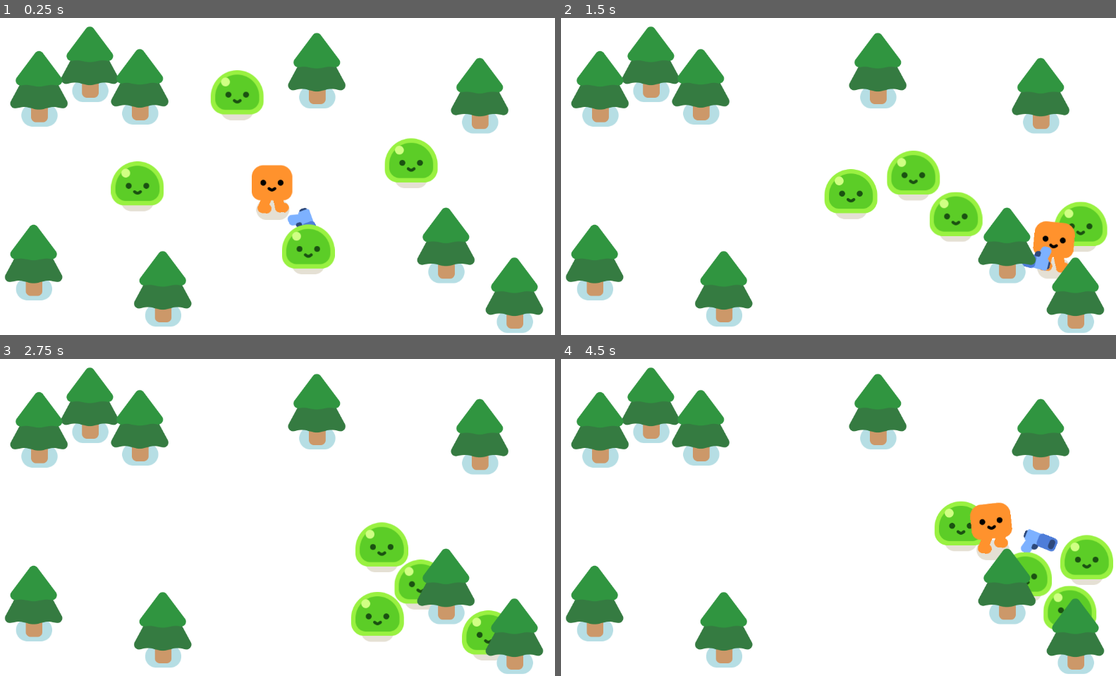
Above: before the commit, frames 1-4 (two rows, left to right).
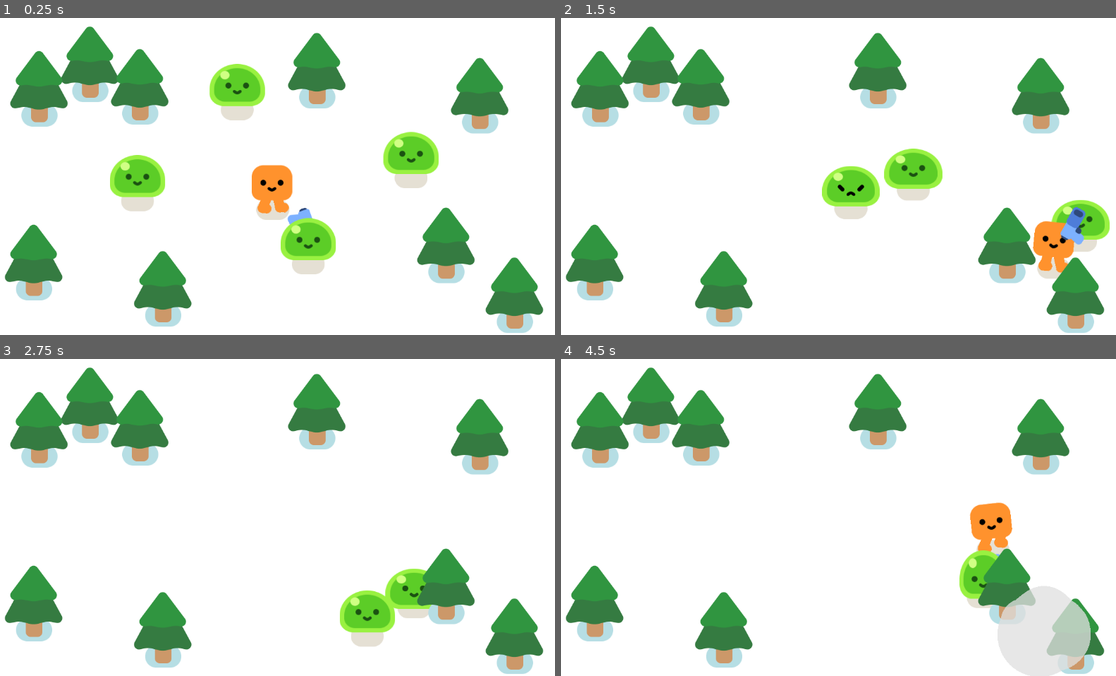
Above: after the commit, the same moments.

Repository: LeoVDang/Vampire-Survivor
Game: Godot game, scene res://survivors_game.tscn
The game is run twice, just before and just after one commit, with the same random seed, the same clock (stepped at 60 frames per second) and the same inputs.
Inputs:
- Up to frame 1 (0.25 s): no input
- Up to frame 2 (1.5 s): hold D (move_right) 0.53-1.28 s; hold S (move_down) from 1.28 s (still down)
- Up to frame 3 (2.75 s): release S (move_down) at 2.03 s; hold D (move_right) from 2.03 s (still down)
- Up to frame 4 (4.5 s): release D (move_right) at 2.78 s; hold W (move_up) 2.78-3.53 s; hold A (move_left) from 3.53 s (still down)

The runs differ from the first frame. In frame 1, 3.7% of the frame differs, in the area x 19-80%, y 14-80%; in frame 2, 3.8%; in frame 3, 3.8%; in frame 4, 6.0%, in the area x 67-100%, y 44-99%.

Commit message:
Shooting Mechanic, Bullet Damage & Health with Hurt Animations

Diff:
--- a/Vampire Survivor/Bullet.gd
+++ b/Vampire Survivor/Bullet.gd
@@ -12,3 +12,10 @@
 	travelled_distance += SPEED * delta
 	if travelled_distance > RANGE:
 		queue_free()
+
+
+
+func _on_body_entered(body):
+	queue_free()
+	if body.has_method("take_damage"):
+		body.take_damage()
--- a/Vampire Survivor/bullet.tscn
+++ b/Vampire Survivor/bullet.tscn
@@ -7,7 +7,8 @@
 radius = 14.0357
 
 [node name="Bullet" type="Area2D"]
-rotation = 0.679651
+top_level = true
+rotation = 0.00467509
 collision_layer = 0
 collision_mask = 3
 script = ExtResource("1_gnnf7")
@@ -19,3 +20,5 @@
 [node name="CollisionShape2D" type="CollisionShape2D" parent="."]
 position = Vector2(-1, 0)
 shape = SubResource("CircleShape2D_ahk2k")
+
+[connection signal="body_entered" from="." to="." method="_on_body_entered"]
--- a/Vampire Survivor/gun.gd
+++ b/Vampire Survivor/gun.gd
@@ -6,3 +6,15 @@
 	if enemies_in_range.size() > 0:
 		var target_enemy = enemies_in_range.front()
 		look_at(target_enemy.global_position)
+
+
+func shoot():
+	const BULLET = preload("res://bullet.tscn")
+	var new_bullet = BULLET.instantiate()
+	new_bullet.global_position = %ShootingPoint.global_position
+	new_bullet.global_rotation = %ShootingPoint.global_rotation
+	%ShootingPoint.add_child(new_bullet)
+
+
+func _on_timer_timeout():
+	shoot()
--- a/Vampire Survivor/gun.tscn
+++ b/Vampire Survivor/gun.tscn
@@ -7,6 +7,7 @@
 radius = 408.24
 
 [node name="Gun" type="Area2D"]
+rotation = -0.00889317
 collision_layer = 0
 collision_mask = 2
 script = ExtResource("1_qve2k")
@@ -21,4 +22,11 @@
 texture = ExtResource("1_hvaex")
 
 [node name="ShootingPoint" type="Marker2D" parent="WeaponPivot/Pistol"]
+unique_name_in_owner = true
 position = Vector2(26, -12)
+
+[node name="Timer" type="Timer" parent="."]
+wait_time = 0.3
+autostart = true
+
+[connection signal="timeout" from="Timer" to="." method="_on_timer_timeout"]
--- a/Vampire Survivor/mob.gd
+++ b/Vampire Survivor/mob.gd
@@ -1,11 +1,25 @@
 extends CharacterBody2D
 
+var health = 3
 
 @onready var player = get_node("/root/Game/Player")
 
-
+func _ready():
+	%Slime.play_walk()
 
 func _physics_process(delta):
 	var direction = global_position.direction_to(player.global_position)
 	velocity = direction * 250.0
 	move_and_slide()
+
+func take_damage():
+	health -= 1
+	%Slime.play_hurt()
+
+	if health == 0:
+		queue_free()
+
+		const SMOKE_SCENE = preload("res://smoke_explosion/smoke_explosion.tscn")
+		var smoke = SMOKE_SCENE.instantiate()
+		get_parent().add_child(smoke)
+		smoke.global_position = global_position
--- a/Vampire Survivor/mob.tscn
+++ b/Vampire Survivor/mob.tscn
@@ -12,6 +12,7 @@
 script = ExtResource("1_kd4y1")
 
 [node name="Slime" parent="." instance=ExtResource("1_p602f")]
+unique_name_in_owner = true
 position = Vector2(0, 5)
 
 [node name="CollisionShape2D" type="CollisionShape2D" parent="."]
